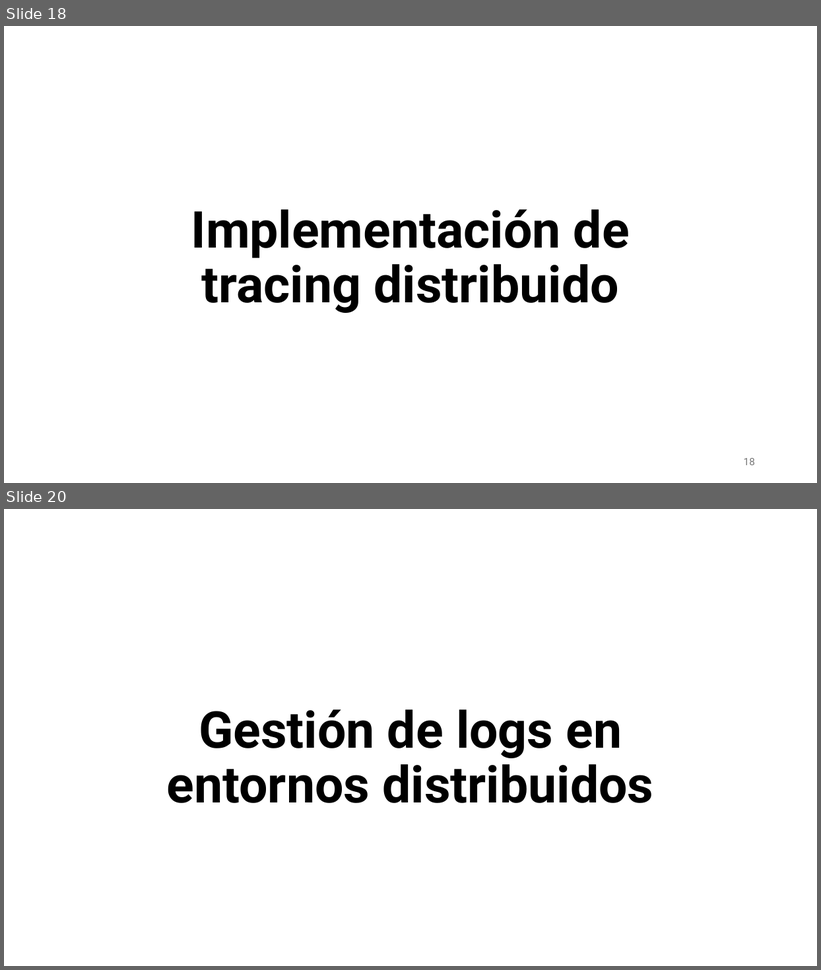
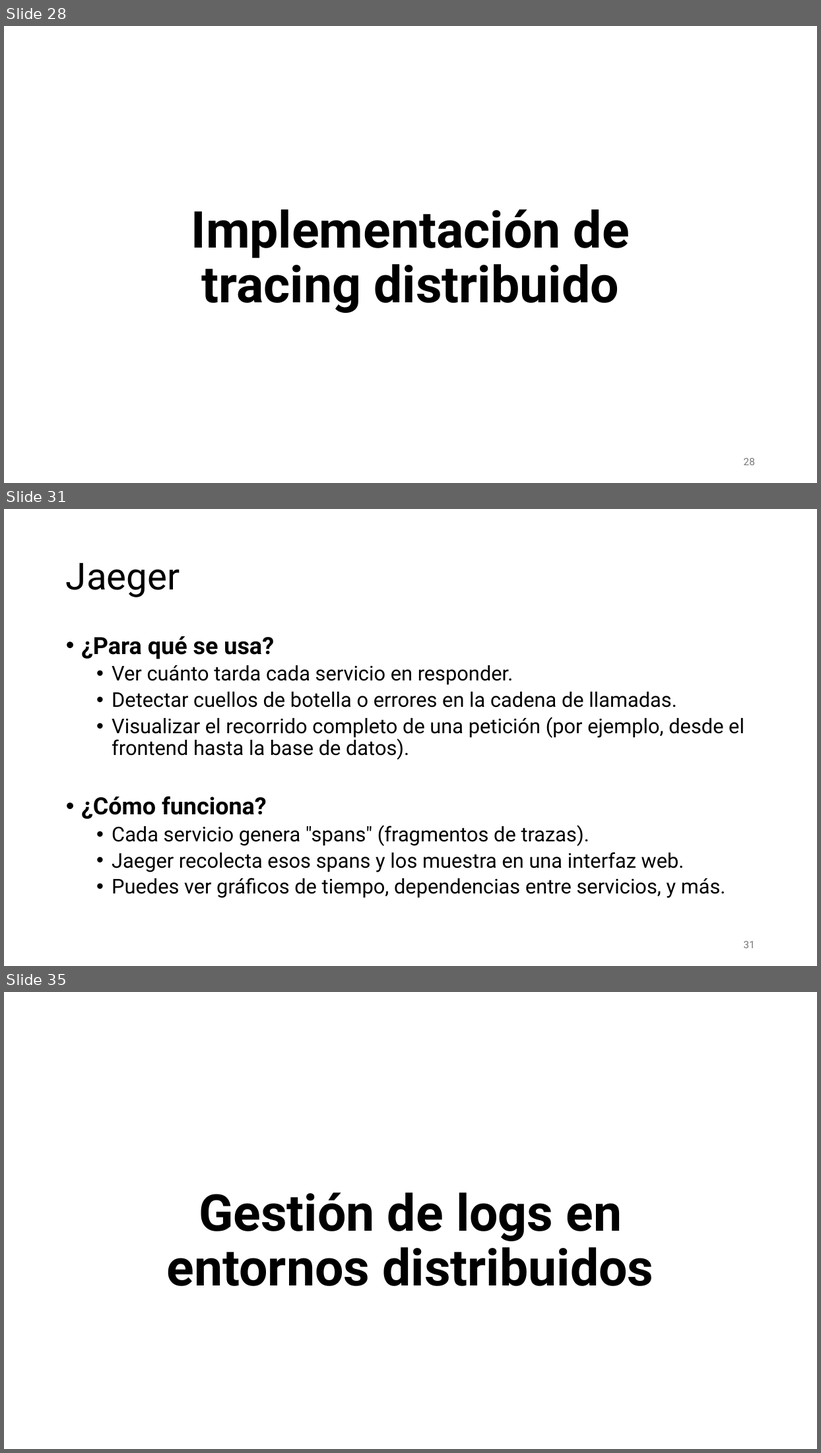
Before and after one commit to aldebarran22/CURSO_CPP_SERVICIOS_30H, a slide deck: doc/8_Monitorizacion_logging_microservicios.pptx. Shown one above the other, each under a label of ours: slides 18 and 20 before the commit, slides 28, 31 and 35 after it; the slides between them are not shown. The pictures are 821x970 and 821x1453 pixels, drawn with LibreOffice and Linux fonts; fonts in the diff are those of the drawing. Boxes give left, top, right and bottom in pixels: in the first picture for what was removed or moved away, otherwise in the second. Text is boxed around its words. In the diff, an @@ line names an element or a change of style, - is before the commit and + after.

```diff
--- a/doc/8_Monitorizacion_logging_microservicios.pptx
+++ b/doc/8_Monitorizacion_logging_microservicios.pptx
@@ slide 31 added at (x1=4, y1=509, x2=817, y2=966), background #FFFFFF @@
@@ title added at (x1=66, y1=563, x2=180, y2=597), 44 pt, text #000000 @@
+Jaeger
@@ text added at (x1=81, y1=636, x2=745, y2=898), 24 pt, text #000000 @@
+• ¿Para qué se usa?
+  • Ver cuánto tarda cada servicio en responder.
+  • Detectar cuellos de botella o errores en la cadena de llamadas.
+  • Visualizar el recorrido completo de una petición (por ejemplo, desde el frontend hasta la base de datos).
+• ¿Cómo funciona?
+  • Cada servicio genera "spans" (fragmentos de trazas).
+  • Jaeger recolecta esos spans y los muestra en una interfaz web.
+  • Puedes ver gráficos de tiempo, dependencias entre servicios, y más.
@@ page number added at (x1=744, y1=941, x2=755, y2=949), 12 pt, text #797979 @@
+31
@@ what was slide 18 is now slide 28 @@
@@ page number at (x1=744, y1=458, x2=755, y2=466): text changed @@
-18
+28
@@ what was slide 20 is now slide 35 @@
```
Also in this commit, not shown: 5 slides changed, 15 other slides added, 1 slide removed, 3 other files.
